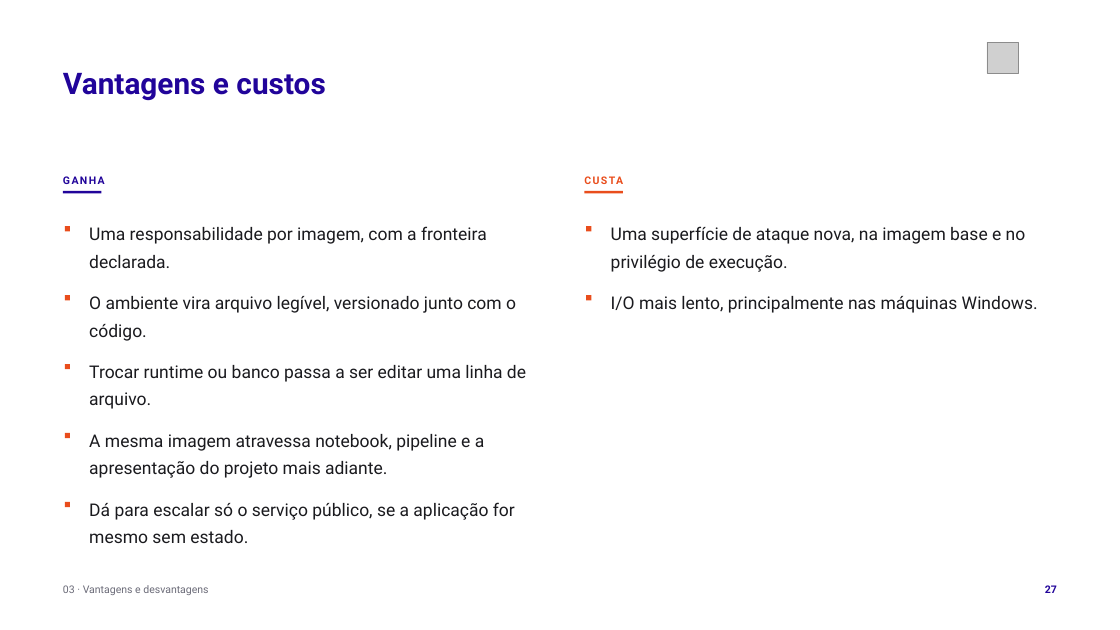
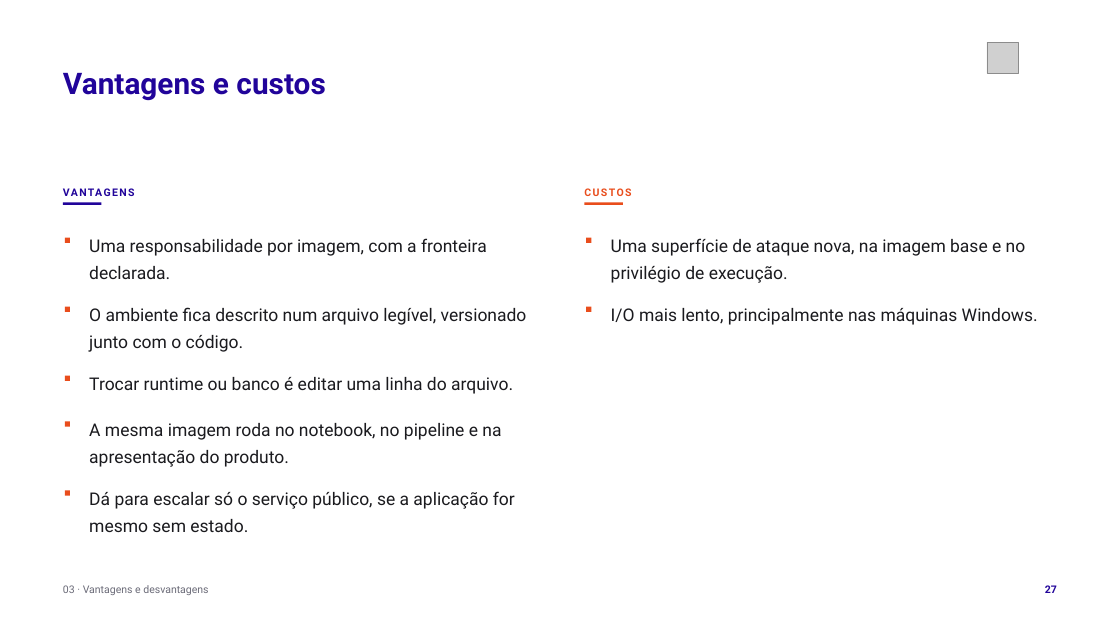
Before and after one commit to tcpassos/invite-app, a slide deck: slide 27 of trabalhos/T1-Docker-Invite-People.pptx. Drawn at 1120x630 pixels with LibreOffice and Linux fonts; fonts in the diff are those of the drawing; grey boxes stand for pictures. Boxes give left, top, right and bottom in pixels: in the first picture for what was removed or moved away, otherwise in the second. Text is boxed around its words. In the diff, an @@ line names an element or a change of style, - is before the commit and + after.

Commit message:
docs: troca figura de linguagem por frase direta nos topicos do T1

```diff
--- a/trabalhos/T1-Docker-Invite-People.pptx
+++ b/trabalhos/T1-Docker-Invite-People.pptx
@@ text at (584, 188, 631, 196): text changed @@
-CUSTA
+CUSTOS
@@ 7 rectangles, 3 texts: place and size @@
-7 rectangles, 3 texts at (63, 191, 1038, 369)
+7 rectangles, 3 texts at (63, 202, 1038, 381)
@@ text at (89, 307, 527, 352): text changed @@
-O ambiente vira arquivo legível, versionado junto com o código.
+O ambiente fica descrito num arquivo legível, versionado junto com o código.
@@ text at (89, 377, 513, 394): text changed @@
-Trocar runtime ou banco passa a ser editar uma linha de arquivo.
+Trocar runtime ou banco é editar uma linha do arquivo.
@@ text at (89, 423, 501, 467): text changed @@
-A mesma imagem atravessa notebook, pipeline e a apresentação do projeto mais adiante.
+A mesma imagem roda no notebook, no pipeline e na apresentação do produto.
@@ 2 rectangles, 1 text: place and size @@
-2 rectangles, 1 text at (65, 433, 515, 543)
+2 rectangles, 1 text at (65, 422, 515, 532)
@@ text at (83, 585, 133, 595): text changed @@
-GANHA
+VANTAGENS
```
Also in this commit, not shown: 20 other slides changed, 20 other files.
